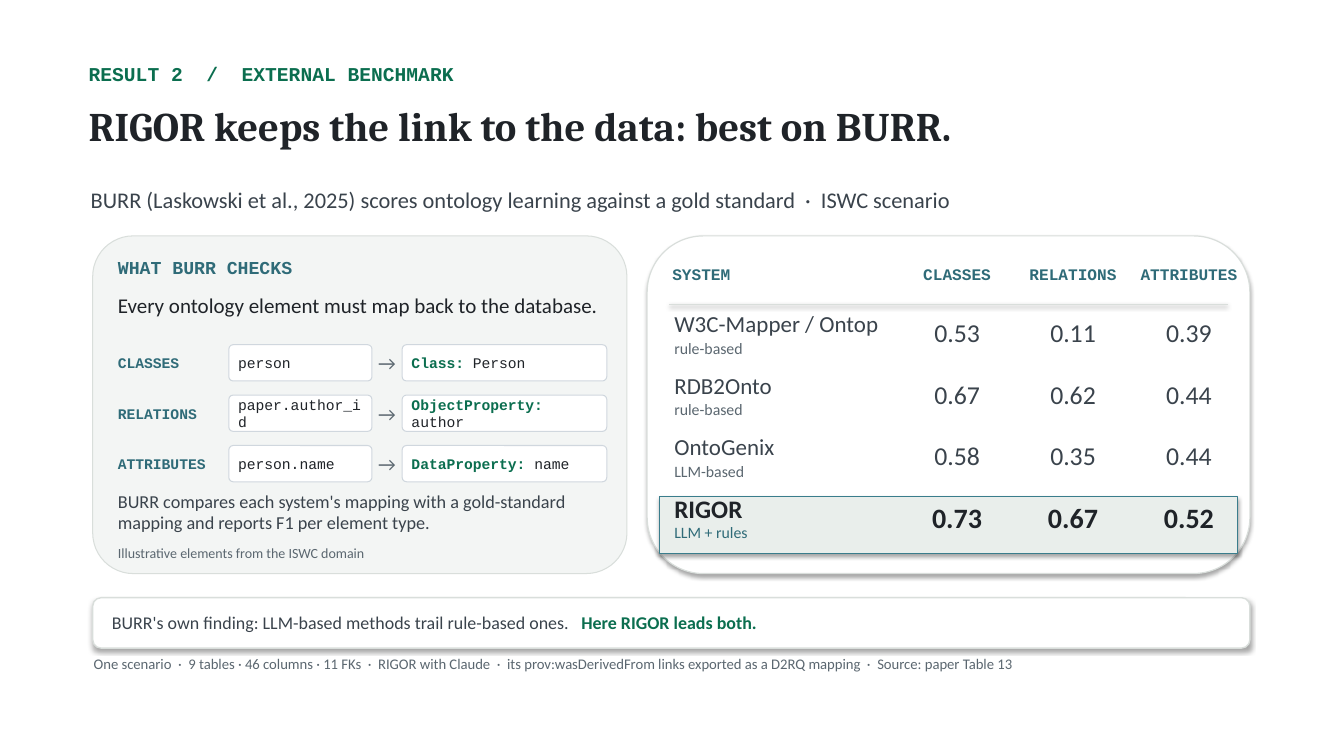
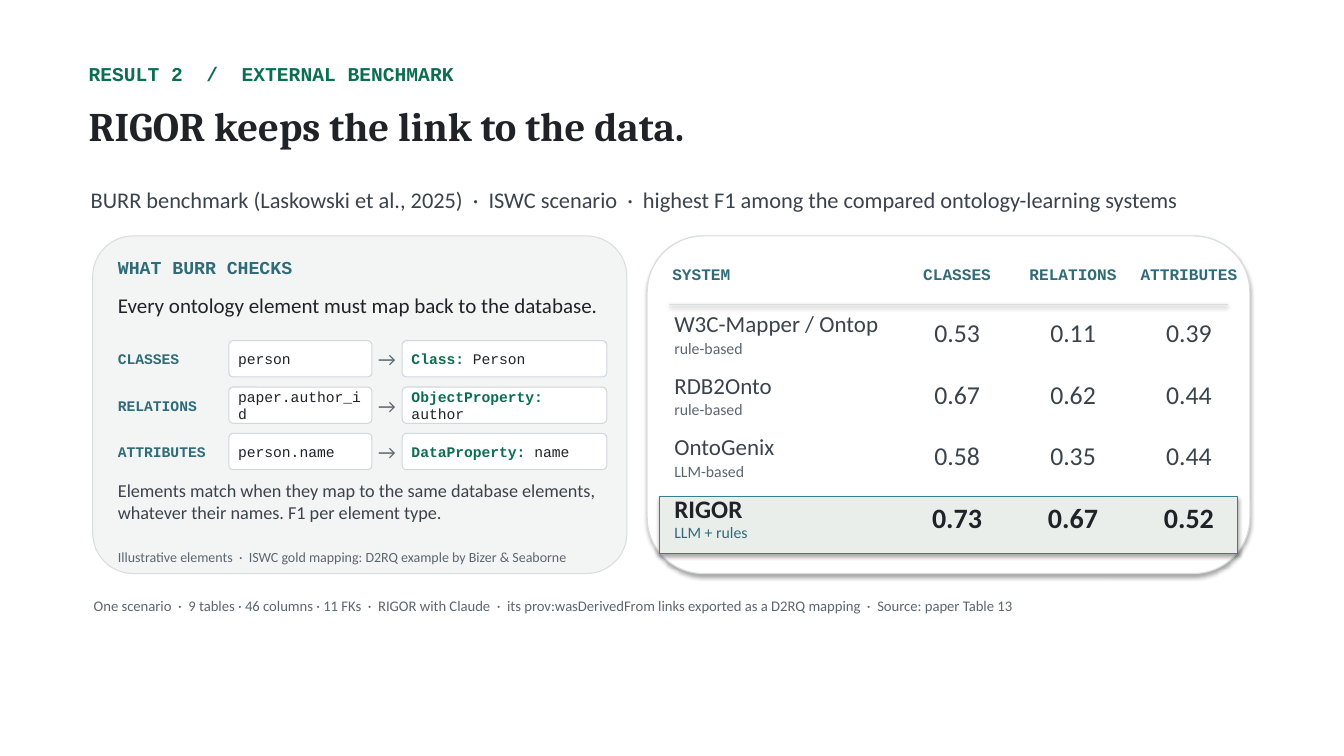
Before and after one commit to NadeenAhmad/rigor_private, a slide deck: slide 20 of presentation/RIGOR_ISWC2026.pptx. Drawn at 1344x756 pixels with LibreOffice and Linux fonts; fonts in the diff are those of the drawing. Boxes give left, top, right and bottom in pixels: in the first picture for what was removed or moved away, otherwise in the second. Text is boxed around its words. In the diff, an @@ line names an element or a change of style, - is before the commit and + after.

```diff
--- a/presentation/RIGOR_ISWC2026.pptx
+++ b/presentation/RIGOR_ISWC2026.pptx
@@ text at (x1=89, y1=112, x2=684, y2=150): text changed @@
-RIGOR keeps the link to the data: best on BURR.
+RIGOR keeps the link to the data.
@@ text at (x1=91, y1=192, x2=1177, y2=212): text changed @@
-BURR (Laskowski et al., 2025) scores ontology learning against a gold standard · ISWC scenario
+BURR benchmark (Laskowski et al., 2025) · ISWC scenario · highest F1 among the compared ontology-learning systems
@@ 2 texts, 2 rounded rectangles moved together from (x1=118, y1=345, x2=607, y2=381) to (x1=118, y1=341, x2=607, y2=377) @@
@@ 4 texts, 4 rounded rectangles moved together from (x1=118, y1=395, x2=607, y2=482) to (x1=118, y1=387, x2=607, y2=470) @@
@@ text at (x1=118, y1=484, x2=595, y2=522): text changed @@
-BURR compares each system's mapping with a gold-standard mapping and reports F1 per element type.
+Elements match when they map to the same database elements, whatever their names. F1 per element type.
@@ text at (x1=118, y1=552, x2=566, y2=565): text changed @@
-Illustrative elements from the ISWC domain
+Illustrative elements · ISWC gold mapping: D2RQ example by Bizer & Seaborne
@@ rounded rectangle removed at (x1=93, y1=598, x2=1250, y2=648) @@
@@ text "One scenario · 9 tables ..." moved from (x1=94, y1=659, x2=1012, y2=672) to (x1=94, y1=601, x2=1012, y2=614) @@
@@ text removed at (x1=112, y1=616, x2=757, y2=632) @@
-BURR's own finding: LLM-based methods trail rule-based ones. Here RIGOR leads both.
```
Also in this commit, not shown: 1 other slide changed, 1 slide added, 1 slide removed, 8 other files.
